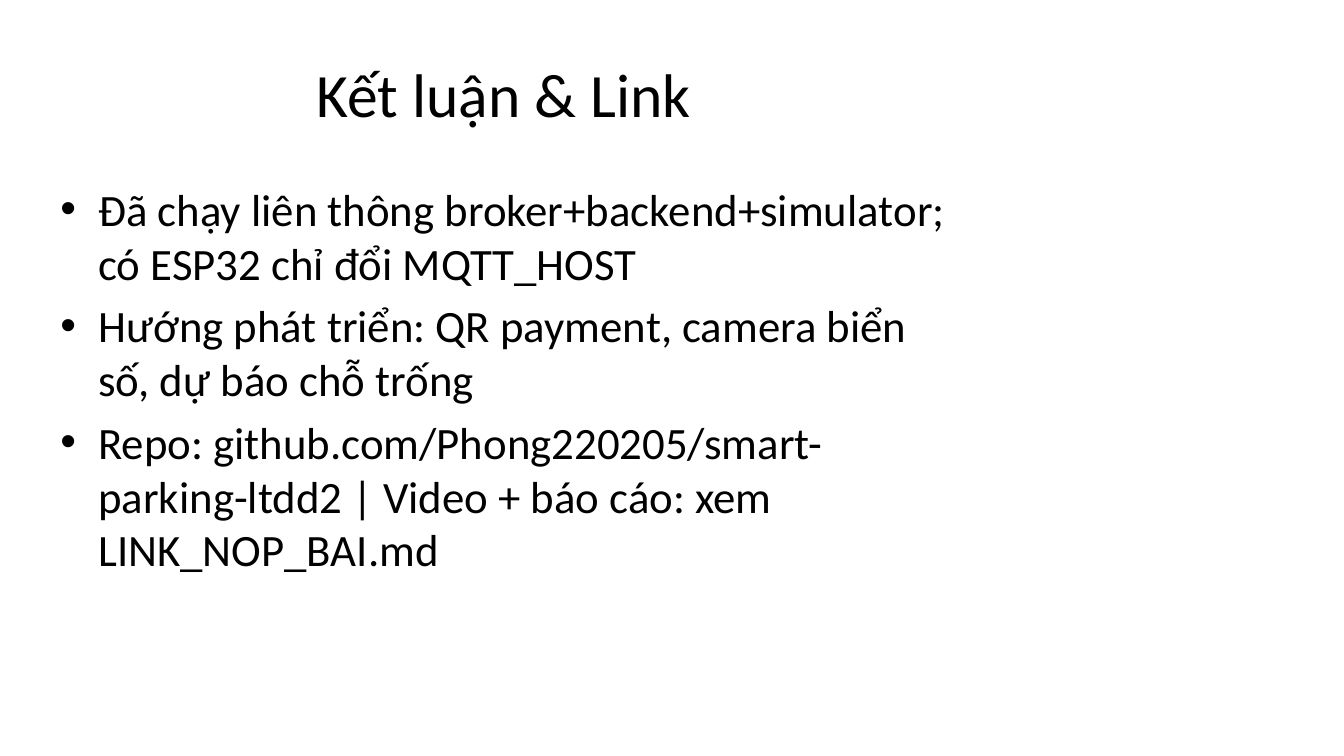
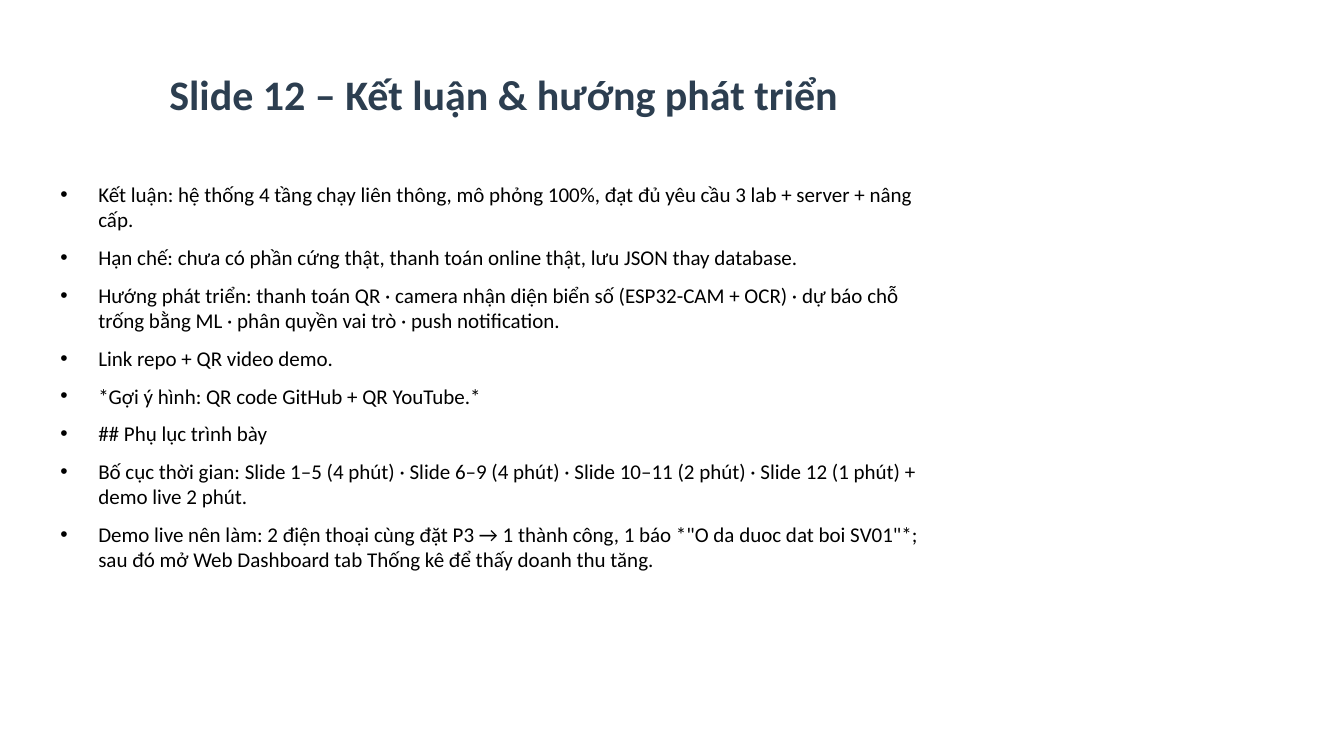
Before and after one commit to Phong220205/smart-parking-ltdd2, a slide deck: slide 13 of docs/Slide_ThuyetTrinh.pptx (slide 9 before the commit). Drawn at 1344x756 pixels with LibreOffice and Linux fonts; fonts in the diff are those of the drawing. Boxes give left, top, right and bottom in pixels: in the first picture for what was removed or moved away, otherwise in the second. Text is boxed around its words. In the diff, an @@ line names an element or a change of style, - is before the commit and + after.

```diff
--- a/docs/Slide_ThuyetTrinh.pptx
+++ b/docs/Slide_ThuyetTrinh.pptx
@@ title at box(169, 77, 837, 118): text changed; size 44 to 30 pt; text colour #000000 to #2C3E50; bold on @@
-Kết luận & Link
+Slide 12 – Kết luận & hướng phát triển
@@ text at box(98, 186, 917, 571): text changed; size 32 to 15 pt @@
-• Đã chạy liên thông broker+backend+simulator; có ESP32 chỉ đổi MQTT_HOST
-• Hướng phát triển: QR payment, camera biển số, dự báo chỗ trống
-• Repo: github.com/Phong220205/smart-parking-ltdd2 | Video + báo cáo: xem LINK_NOP_BAI.md
+• Kết luận: hệ thống 4 tầng chạy liên thông, mô phỏng 100%, đạt đủ yêu cầu 3 lab + server + nâng cấp.
+• Hạn chế: chưa có phần cứng thật, thanh toán online thật, lưu JSON thay database.
+• Hướng phát triển: thanh toán QR · camera nhận diện biển số (ESP32-CAM + OCR) · dự báo chỗ trống bằng ML · phân quyền vai trò · push notification.
+• Link repo + QR video demo.
+• *Gợi ý hình: QR code GitHub + QR YouTube.*
+• ## Phụ lục trình bày
+• Bố cục thời gian: Slide 1–5 (4 phút) · Slide 6–9 (4 phút) · Slide 10–11 (2 phút) · Slide 12 (1 phút) + demo live 2 phút.
+• Demo live nên làm: 2 điện thoại cùng đặt P3 → 1 thành công, 1 báo *"O da duoc dat boi SV01"*; sau đó mở Web Dashboard tab Thống kê để thấy doanh thu tăng.
```
Also in this commit, not shown: 3 other slides changed, 9 slides added, 5 slides removed, 6 other files.
